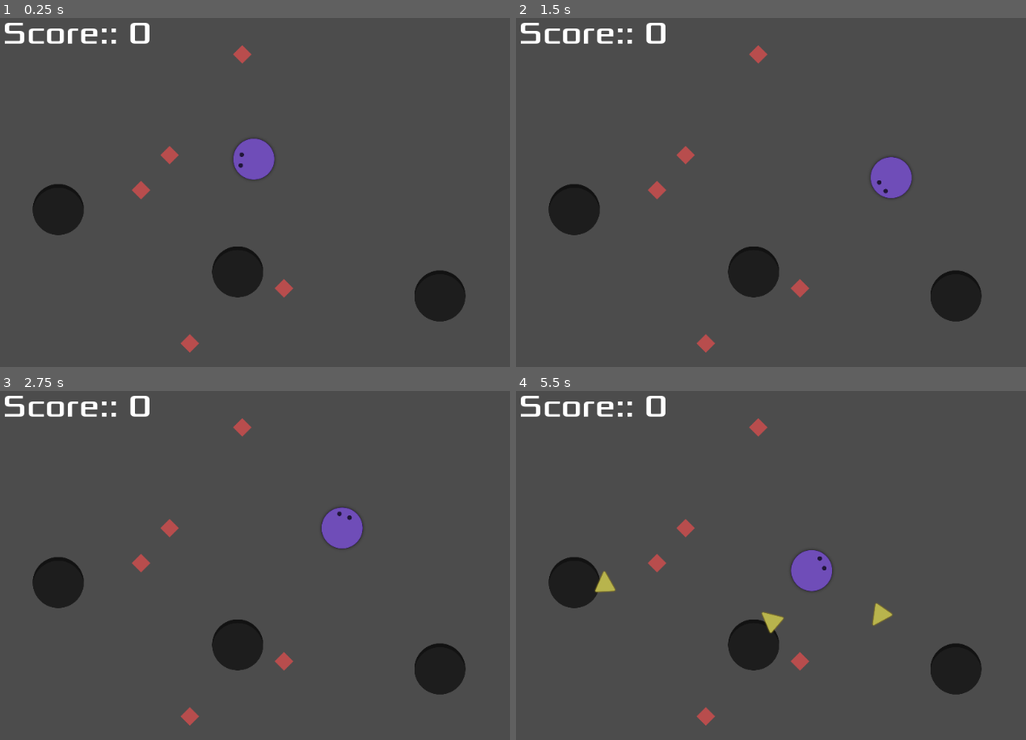
Above: before the commit, frames 1-4 (two rows, left to right).
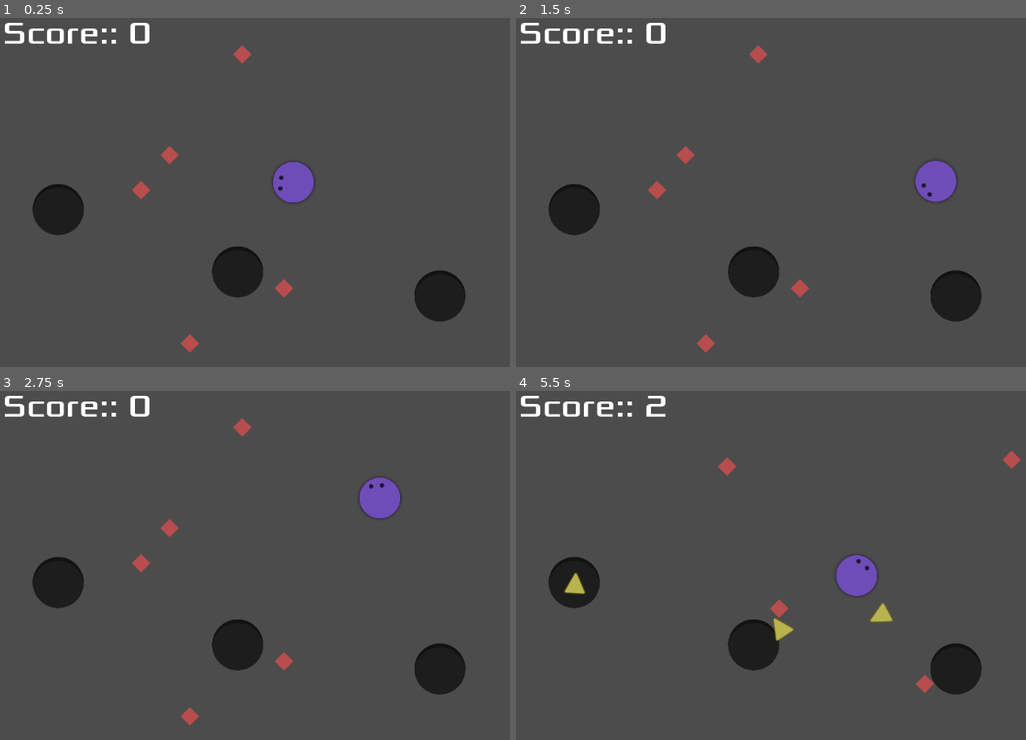
Above: after the commit, the same moments.

Repository: AxelLopezGarabal/minion_1
Game: Godot game, scene res://minion1_2020.tscn
The game is run twice, just before and just after one commit, with the same random seed, the same clock (stepped at 60 frames per second) and the same inputs.
Inputs (mouse positions are in pixels of both pictures, inside the frame that each line leads up to):
- Up to frame 1 (0.25 s): no input
- Up to frame 2 (1.5 s): tap Enter (ui_accept) at 0.5, 0.77 s; move the mouse to (975, 178) at 0.52 s; move the mouse to (704, 216) at 1.27 s
- Up to frame 3 (2.75 s): tap Enter (ui_accept) at 1.52 s; move the mouse to (382, 488) at 2.02 s
- Up to frame 4 (5.5 s): move the mouse to (801, 645) at 2.77 s; tap Enter (ui_accept) at 3.02, 3.77, 4.52 s; move the mouse to (outside the picture) at 3.52 s; move the mouse to (643, 513) at 4.27 s; move the mouse to (867, 568) at 5.02 s

The runs differ from the first frame. In frame 1, 1.5% of the frame differs, in the area x 45-62%, y 34-54%; in frame 2, 1.5%; in frame 3, 1.5%; in frame 4, 3.2%, in the area x 9-100%, y 1-96%.

Commit message:
arrows visual range, music added

Diff:
--- a/Arrow.tscn
+++ b/Arrow.tscn
@@ -2,7 +2,6 @@
 
 [ext_resource path="res://sprites/slice53x.png" type="Texture" id=1]
 [ext_resource path="res://scrips/Arrow.gd" type="Script" id=2]
-
 
 [sub_resource type="CircleShape2D" id=1]
 radius = 14.7871
--- a/Dimond.tscn
+++ b/Dimond.tscn
@@ -2,7 +2,6 @@
 
 [ext_resource path="res://sprites/slice43x.png" type="Texture" id=1]
 [ext_resource path="res://scrips/Dimond.gd" type="Script" id=2]
-
 
 [sub_resource type="CircleShape2D" id=1]
 radius = 12.2856
--- a/Player.tscn
+++ b/Player.tscn
@@ -2,7 +2,6 @@
 
 [ext_resource path="res://sprites/slice23x.png" type="Texture" id=1]
 [ext_resource path="res://scrips/Player.gd" type="Script" id=2]
-
 
 [sub_resource type="CircleShape2D" id=1]
 radius = 34.5366
--- a/Spawner_Void.tscn
+++ b/Spawner_Void.tscn
@@ -1,7 +1,6 @@
 [gd_scene load_steps=2 format=2]
 
 [ext_resource path="res://scrips/Spawner_Void.gd" type="Script" id=1]
-
 
 [node name="Spawner_Void" type="Node2D"]
 script = ExtResource( 1 )
--- a/Spawner_dimond.tscn
+++ b/Spawner_dimond.tscn
@@ -1,7 +1,6 @@
 [gd_scene load_steps=2 format=2]
 
 [ext_resource path="res://scrips/Spawner_dimond.gd" type="Script" id=1]
-
 
 [node name="Spawner_Dimond" type="Node2D"]
 script = ExtResource( 1 )
--- a/Void.tscn
+++ b/Void.tscn
@@ -2,7 +2,6 @@
 
 [ext_resource path="res://sprites/slice33x.png" type="Texture" id=1]
 [ext_resource path="res://scrips/Void.gd" type="Script" id=2]
-
 
 [sub_resource type="CircleShape2D" id=1]
 
--- a/minion1_2020.tscn
+++ b/minion1_2020.tscn
@@ -2,7 +2,7 @@
 
 [ext_resource path="res://Player.tscn" type="PackedScene" id=1]
 [ext_resource path="res://fonts/new_dynamicfont.tres" type="DynamicFont" id=2]
-[ext_resource path="res://sound.tscn" type="PackedScene" id=3]
+[ext_resource path="res://audio/music.ogg" type="AudioStream" id=3]
 [ext_resource path="res://scrips/Label.gd" type="Script" id=5]
 [ext_resource path="res://scrips/minion1_2020.gd" type="Script" id=6]
 
@@ -10,9 +10,9 @@
 z_index = -2
 script = ExtResource( 6 )
 
-[node name="Player" parent="." instance=ExtResource( 1 )]
-z_index = -2
-audio_bus_override = true
+[node name="AudioStreamPlayer2D" type="AudioStreamPlayer2D" parent="."]
+stream = ExtResource( 3 )
+autoplay = true
 
 [node name="score" type="Label" parent="."]
 margin_left = 9.89949
@@ -26,4 +26,4 @@
 "_edit_use_anchors_": false
 }
 
-[node name="sound" parent="." instance=ExtResource( 3 )]
+[node name="Player" parent="." instance=ExtResource( 1 )]
--- a/scrips/Arrow.gd
+++ b/scrips/Arrow.gd
@@ -2,25 +2,26 @@
 
 var direction = Vector2()
 export var speed = 100
+export var lifeSpanValue = 7
 var lifeSpan
 
 func _ready():
-	lifeSpan = 3
+	lifeSpan = lifeSpanValue
 	pass
 
 func _process(delta):
-	position += speed * delta * direction
 	if lifeSpan <= 0:
 		queue_free()
-		lifeSpan = 3
+		lifeSpan = lifeSpanValue
 	lifeSpan -= delta
 
-func shoot(aim_pos, gun_pos):
+func shoot(aim_pos, gun_pos, delta):
 	global_position = gun_pos
 	direction = (aim_pos - gun_pos)
 	direction = direction.normalized()
 	rotation = direction.angle()
+	position += speed * delta * direction
 
-
-func updateDirection(positionParam):
-	shoot(positionParam, position)
+func updateDirection(positionParam, delta):
+	if (position.distance_to(positionParam) < 250):
+		shoot(positionParam, position, delta)
--- a/scrips/Dimond.gd
+++ b/scrips/Dimond.gd
@@ -1,11 +1,9 @@
 extends StaticBody2D
+
+var lifeSpan = 5
 
 func _ready():
 	pass # Replace with function body.
 
 func consume():
 	queue_free()
-
-# Called every frame. 'delta' is the elapsed time since the previous frame.
-#func _process(delta):
-#	pass
--- a/scrips/Player.gd
+++ b/scrips/Player.gd
@@ -2,13 +2,14 @@
 
 signal hit
 export var consumed = 0
-export var speed = 0.9
+export var speed = 190
+export var dash_speed = 380
 var isDashing = false
 export var isAlive = true
+var direction = Vector2()
 
 func _ready():
 	$CollisionShape2D.disabled = false
-	pass
 
 func _process(delta):
 	look_at(get_viewport().get_mouse_position())
@@ -20,8 +21,11 @@
 		dash()
 
 func follow(delta):
-	position.x += (get_viewport().get_mouse_position().x - position.x) * speed * delta
-	position.y += (get_viewport().get_mouse_position().y - position.y) * speed * delta
+	direction = (get_viewport().get_mouse_position() - global_position)
+	direction = direction.normalized()
+	rotation = direction.angle()
+	if position.distance_to(get_viewport().get_mouse_position()) > 20:
+		position += speed * delta * direction
 
 func dash():
 	if !isDashing:
@@ -42,23 +46,23 @@
 	isDashing = !isDashing
 
 func speed_up():
-	speed +=  2.7
+	speed +=  dash_speed
 
 func speed_down():
-	speed -= 2.7
+	speed -= dash_speed
 
 func _on_Player_body_entered(body):
-	#if body.is_in_group("arrow")
 	body.consume()
 	consumed += 1
 
 func _on_Player_area_entered(_area):
+	get_parent().player_die()
+
+func die():
 	hide()
 	emit_signal("hit")
 	$CollisionShape2D.set_deferred("disabled", true)
-	#revive()
 	isAlive = !isAlive
-
 
 func revive():
 	isAlive = !isAlive
--- a/scrips/Spawner_Void.gd
+++ b/scrips/Spawner_Void.gd
@@ -39,9 +39,9 @@
 func get_max_y_value():
 	return get_viewport().get_visible_rect().size.y - 50
 
-func targetPlayer(player):
+func targetPlayer(player, delta):
 	for v in $Container.get_children():
-		v.targetPlayer(player)
+		v.targetPlayer(player, delta)
 
 func killChildren():
 	for child in $Container.get_children():
--- a/scrips/Spawner_dimond.gd
+++ b/scrips/Spawner_dimond.gd
@@ -3,15 +3,19 @@
 const void_element = preload("res://Dimond.tscn")
 export var amount_dimonds = 5
 var flag
-
+export var lifespan = 5
 
 func _ready():
 	flag = true
 	spawnN(amount_dimonds)
 
-func _process(_delta):
+func _process(delta):
 	if $Container.get_children().size() == 0 and flag:
 		spawnN(amount_dimonds)
+	if lifespan <= 0:
+		consumeAll()
+		lifespan = 5
+	lifespan -= 1* delta
 
 func spawnN(n):
 	var i = n
@@ -51,3 +55,7 @@
 	for child in $Container.get_children():
 		child.queue_free()
 	flag = false
+
+func consumeAll():
+	for child in $Container.get_children():
+		child.consume()
--- a/scrips/Void.gd
+++ b/scrips/Void.gd
@@ -18,18 +18,35 @@
 	if fire_delay < 0 and flag:
 		var new_arrow = Arrow.instance()
 		$Container.add_child(new_arrow)
-		new_arrow.shoot(target, global_position)
+		new_arrow.shoot(target, global_position, delta)
 		max_delay = random.randi_range(3, 4)
 		fire_delay = max_delay
 	else:
 		fire_delay -= 1 * delta
 
-func targetPlayer(player):
+func targetPlayer(player, delta):
 	target = player.position
 	for arrow in $Container.get_children():
-		arrow.updateDirection(player.position)
+		arrow.updateDirection(player.position, delta)
 
 func die():
 	for child in $Container.get_children():
 		child.queue_free()
 	flag = false
+
+func some_postion():
+	return Vector2(some_x_value(), some_y_value())
+
+func some_x_value():
+	randomize()
+	return rand_range(50, get_max_x_value())
+
+func some_y_value():
+	randomize()
+	return rand_range(50, get_max_y_value())
+
+func get_max_x_value():
+	return get_viewport().get_visible_rect().size.x - position.x
+
+func get_max_y_value():
+	return get_viewport().get_visible_rect().size.y - position.y
--- a/scrips/minion1_2020.gd
+++ b/scrips/minion1_2020.gd
@@ -6,6 +6,7 @@
 
 var player
 export var points = 0
+export var needed_amount = 7
 var voidContainer
 var diamondContainer
 var gameOver
@@ -25,18 +26,25 @@
 
 	gameOver.hide()
 
-func _process(_delta):
+func _process(delta):
 	isAlive = player.isAlive
 	if isAlive:
-		voidContainer.targetPlayer(player)
+		voidContainer.targetPlayer(player, delta)
 		if not player.consumed == points:
 			$score._update(player.consumed)
 			points = player.consumed
+		next_Level()
 	if not isAlive:
 		gameOver.show()
 		$score.hide()
 		voidContainer.killChildren()
 		diamondContainer.killChildren()
+		$AudioStreamPlayer2D.stop()
+
+func next_Level():
+	if points == needed_amount:
+		needed_amount += needed_amount
+		voidContainer.spawn()
 
 func tryAgain():
 	player.revive()
@@ -48,3 +56,8 @@
 
 	diamondContainer = DiamondScene.instance()
 	add_child(diamondContainer)
+	$AudioStreamPlayer2D.play()
+
+func player_die():
+	isAlive = false
+	player.die()
Not shown, removed: audio/Queen I'm Mr Bad Guy karaoke.ogg.import
Not shown, added: audio/music.ogg.import
Not shown, added: export_presets.cfg
Not shown, changed: audio/Queen I'm Mr Bad Guy karaoke.ogg
Not shown, added: audio/music.ogg
